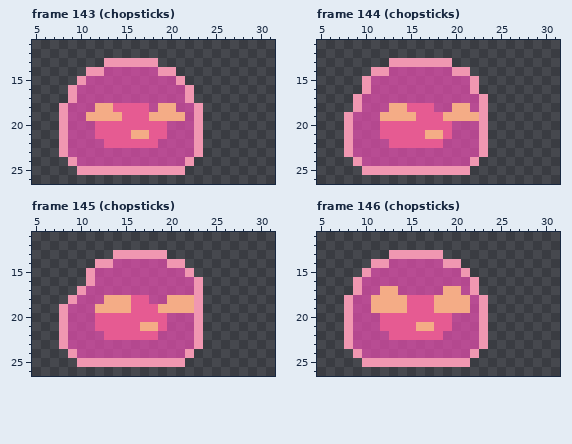
Two states of a pixel-art file, Assets/Art/Player/slime.aseprite. Above: the version before the commit.
32x32 pixels, 154 frames. Shown: frame 143 (chopsticks): x 5..31, y 11..26; frame 144 (chopsticks): x 5..31, y 11..26; frame 145 (chopsticks): x 5..31, y 11..26; frame 146 (chopsticks): x 5..31, y 11..26. The commit also changed other frames, which this record leaves out.
After the commit:
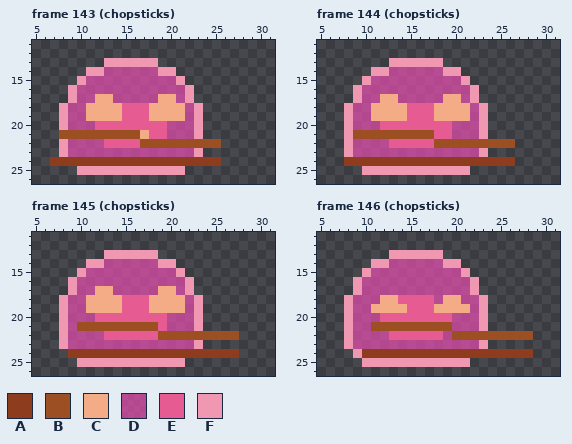
Palette (. is transparent): A #8d3d1e  B #9c4f22  C #f4ac86  D #e84db0b3  E #e65b92  F #f097b1
Author's note on the commit: added chopsticks animation
The exact change:
Frame 143 (chopsticks), layers "tool", "face":
y 17: x 12..13 DD -> CC; x 19..20 DD -> CC
y 18: x 11 D -> C; x 14 E -> C; x 18 D -> C; x 21 D -> C
y 21: x 8..16 FDDDEEEEC -> BBBBBBBBB
y 22: x 17..25 EEDDDDF.. -> BBBBBBBBB
y 24: x 7..25 ..FDDDDDDDDDDDDF... -> AAAAAAAAAAAAAAAAAAA
Frame 144 (chopsticks), layers "tool", "face", "outline":
y 13: x 19 F -> .
y 14: x 19 D -> F; x 21 F -> .
y 15: x 21..22 DF -> F.
y 16: x 9..10 .F -> FD
y 17: x 12..13 DD -> CC; x 19..20 DD -> CC; x 22..23 DF -> F.
y 18: x 8..9 .F -> FD; x 11..12 DD -> CC; x 18..19 DD -> CC
y 19: x 11 D -> C; x 15 C -> E; x 18 E -> C; x 22 C -> D
y 21: x 9..18 DDDEEEEECC -> BBBBBBBBBE
y 22: x 18..26 EDDDDF... -> BBBBBBBBB
y 24: x 8..26 .FDDDDDDDDDDDDF.... -> AAAAAAAAAAAAAAAAAAA
Frame 145 (chopsticks):
y 13: x 13 . -> F; x 19 F -> .
y 14: x 11 . -> F; x 13 F -> D; x 19 D -> F; x 21 F -> .
y 15: x 10..11 .F -> FD; x 21..22 DF -> F.
y 16: x 9..11 ..F -> FDD; x 22..23 DF -> F.
y 17: x 9..10 .F -> FD; x 12..13 DD -> CC; x 19..20 DD -> CC; x 22..23 DF -> F.
y 18: x 8..9 .F -> FD; x 11..12 DD -> CC; x 15 C -> E; x 18..19 DD -> CC; x 22 C -> D
y 19: x 11 D -> C; x 15 C -> E; x 18 E -> C; x 22 C -> D
y 21: x 10..18 DDEEEEECC -> BBBBBBBBB
y 22: x 19..27 DDDDF.... -> BBBBBBBBB
y 24: x 9..27 FDDDDDDDDDDDDF..... -> AAAAAAAAAAAAAAAAAAA
Frame 146 (chopsticks), layers "tool", "face":
y 17: x 12..13 CC -> DD; x 19..20 CC -> DD
y 18: x 11 C -> D; x 14 C -> E; x 18 C -> D; x 21 C -> D
y 21: x 11..19 DEEEECCEE -> BBBBBBBBB
y 22: x 20..28 DDDF..... -> BBBBBBBBB
y 24: x 10..28 DDDDDDDDDDDDF...... -> AAAAAAAAAAAAAAAAAAA
Boxes around the changes in both pictures, in picture pixels (x1, y1, x2, y2):
changed: (50, 94, 221, 166)
changed: (344, 58, 515, 166)
changed: (59, 250, 239, 358)
changed: (362, 286, 533, 358)
